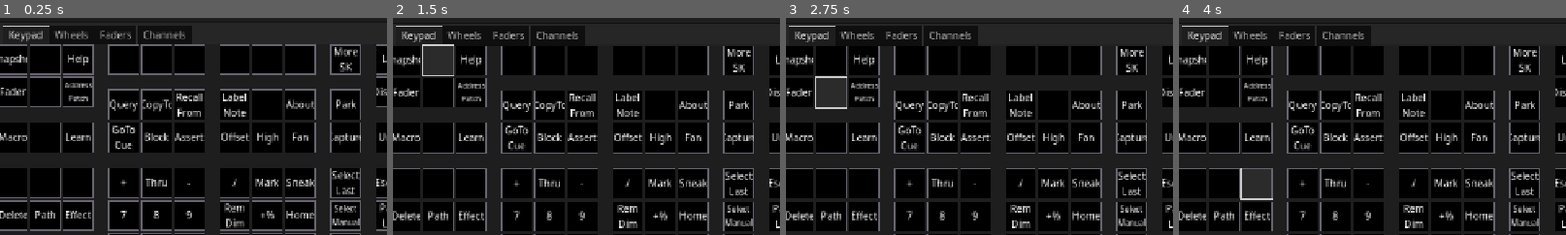
Above: before the commit, frames 1-4 (left to right).
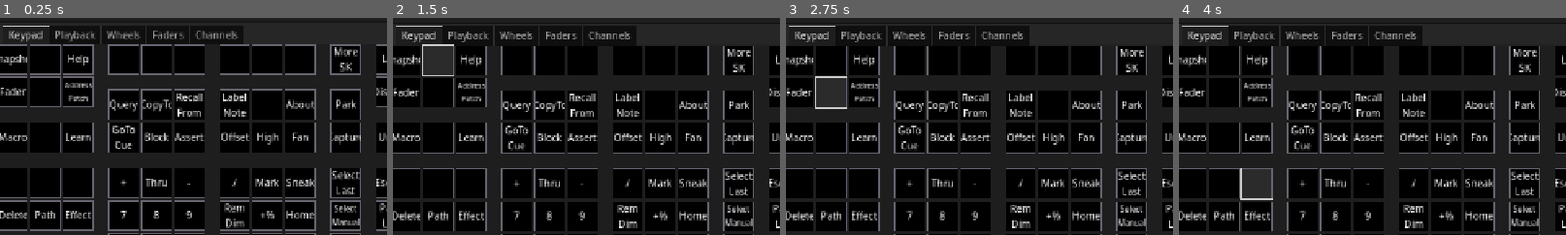
Above: after the commit, the same moments.

Repository: CoffeeCoder1/etc-eos-remote
Game: Godot game, scene res://scenes/main/main.tscn
Same seed, same stepped clock (60 frames per second), same inputs: the game is played once before the commit and once after it.
Inputs (mouse positions are % of the whole screen's width and height, from its top left):
- Up to frame 1 (0.25 s): no input
- Up to frame 2 (1.5 s): click (50, 7) at 0.52 s; type "12" at 0.6 s; click (7, 18) at 1.27 s
- Up to frame 3 (2.75 s): click (7, 26) at 2.02 s
- Up to frame 4 (4 s): click (7, 36) at 2.77 s; click (11, 46) at 3.5 s
The pictures show only the part of the screen within x 1-51%, y 8-58%; the shares and areas given below are measured in that part.

The runs differ from the first frame. In frame 1, 0.8% of the frame differs, in the area x 14-62%, y 3-13%; in frame 2, 0.9%; in frame 3, 0.9%; in frame 4, 0.9%.

Commit message:
Add a basic playback panel

Diff:
--- a/project.godot
+++ b/project.godot
@@ -516,6 +516,17 @@
 "events": [Object(InputEventKey,"resource_local_to_scene":false,"resource_name":"","device":-1,"window_id":0,"alt_press …(189 unchanged characters)…
 ]
 }
+keypad_go={
+"deadzone": 0.2,
+"events": [Object(InputEventKey,"resource_local_to_scene":false,"resource_name":"","device":-1,"window_id":0,"alt_pressed":false,"shift_pressed":false,"ctrl_pressed":false,"meta_pressed":false,"pressed":false,"keycode":0,"physical_keycode":32,"key_label":0,"unicode":32,"location":0,"echo":false,"script":null)
+]
+}
+keypad_back={
+"deadzone": 0.2,
+"events": [Object(InputEventKey,"resource_local_to_scene":false,"resource_name":"","device":-1,"window_id":0,"alt_pressed":false,"shift_pressed":false,"ctrl_pressed":true,"meta_pressed":false,"pressed":false,"keycode":0,"physical_keycode":32,"key_label":0,"unicode":32,"location":0,"echo":false,"script":null)
+, Object(InputEventKey,"resource_local_to_scene":false,"resource_name":"","device":-1,"window_id":0,"alt_pressed":true,"shift_pressed":false,"ctrl_pressed":true,"meta_pressed":false,"pressed":false,"keycode":0,"physical_keycode":81,"key_label":0,"unicode":0,"location":0,"echo":false,"script":null)
+]
+}
 palette_click={
 "deadzone": 0.5,
 "events": [Object(InputEventMouseButton,"resource_local_to_scene":false,"resource_name":"","device":-1,"window_id":0,"a …(253 unchanged characters)…
--- a/scenes/main/main.tscn
+++ b/scenes/main/main.tscn
@@ -7,6 +7,7 @@
 [ext_resource type="PackedScene" uid="uid://cv50y2jxdoasn" path="res://scenes/panels/settings/settings.tscn" id="2_w362o"]
 [ext_resource type="PackedScene" uid="uid://5rbtyjxu8hl4" path="res://scenes/panels/wheels/wheels.tscn" id="4_jlbm2"]
 [ext_resource type="PackedScene" uid="uid://lowydp6qwkqd" path="res://scenes/panels/keypad/keypad.tscn" id="5_j6y4i"]
+[ext_resource type="PackedScene" uid="uid://cxyrlypvigh4a" path="res://scenes/panels/playback/playback.tscn" id="7_blune"]
 [ext_resource type="PackedScene" uid="uid://cv557earf34nf" path="res://scenes/panels/faders/faders.tscn" id="7_ecdne"]
 [ext_resource type="Script" uid="uid://bf2setmvp6xd6" path="res://scenes/elements/command_line/command_line.gd" id="7_ouso4"]
 [ext_resource type="PackedScene" uid="uid://b67u4htf1iop4" path="res://scenes/panels/channels/channels.tscn" id="8_b1x3f"]
@@ -165,20 +166,24 @@
 layout_mode = 2
 metadata/_tab_index = 0
 
-[node name="Wheels" parent="PanelContainer/MarginContainer/VBoxContainer/TabContainer" instance=ExtResource("4_jlbm2")]
+[node name="Playback" parent="PanelContainer/MarginContainer/VBoxContainer/TabContainer" instance=ExtResource("7_blune")]
 visible = false
 layout_mode = 2
 metadata/_tab_index = 1
 
-[node name="Faders" parent="PanelContainer/MarginContainer/VBoxContainer/TabContainer" instance=ExtResource("7_ecdne")]
+[node name="Wheels" parent="PanelContainer/MarginContainer/VBoxContainer/TabContainer" instance=ExtResource("4_jlbm2")]
 visible = false
 layout_mode = 2
 metadata/_tab_index = 2
 
+[node name="Faders" parent="PanelContainer/MarginContainer/VBoxContainer/TabContainer" instance=ExtResource("7_ecdne")]
+visible = false
+layout_mode = 2
+
 [node name="Channels" parent="PanelContainer/MarginContainer/VBoxContainer/TabContainer" instance=ExtResource("8_b1x3f")]
 visible = false
 layout_mode = 2
-metadata/_tab_index = 3
+metadata/_tab_index = 4
 
 [node name="SettingsContainer" parent="PanelContainer/MarginContainer" instance=ExtResource("2_w362o")]
 unique_name_in_owner = true
--- /dev/null
+++ b/scenes/panels/playback/playback.tscn
@@ -0,0 +1,45 @@
+[gd_scene load_steps=6 format=3 uid="uid://cxyrlypvigh4a"]
+
+[ext_resource type="Script" uid="uid://23k3hiebxmue" path="res://scenes/messages/osc_key.gd" id="2_67du2"]
+
+[sub_resource type="InputEventAction" id="InputEventAction_oqvbd"]
+action = &"keypad_back"
+
+[sub_resource type="Shortcut" id="Shortcut_helww"]
+events = [SubResource("InputEventAction_oqvbd")]
+
+[sub_resource type="InputEventAction" id="InputEventAction_67du2"]
+action = &"keypad_go"
+
+[sub_resource type="Shortcut" id="Shortcut_oqvbd"]
+events = [SubResource("InputEventAction_67du2")]
+
+[node name="Playback" type="PanelContainer"]
+anchors_preset = 15
+anchor_right = 1.0
+anchor_bottom = 1.0
+grow_horizontal = 2
+grow_vertical = 2
+metadata/_tab_index = 3
+
+[node name="VBoxContainer" type="VBoxContainer" parent="."]
+layout_mode = 2
+alignment = 1
+
+[node name="BackKey" type="Control" parent="VBoxContainer"]
+layout_mode = 2
+size_flags_vertical = 3
+script = ExtResource("2_67du2")
+key_string = "stop"
+key_label = "Stop / Back"
+key_shortcut = SubResource("Shortcut_helww")
+metadata/_custom_type_script = "uid://23k3hiebxmue"
+
+[node name="GoKey" type="Control" parent="VBoxContainer"]
+layout_mode = 2
+size_flags_vertical = 3
+script = ExtResource("2_67du2")
+key_string = "go_0"
+key_label = "Go"
+key_shortcut = SubResource("Shortcut_oqvbd")
+metadata/_custom_type_script = "uid://23k3hiebxmue"
Not shown: 1 places in scenes/main/main.tscn that only renumber resources
